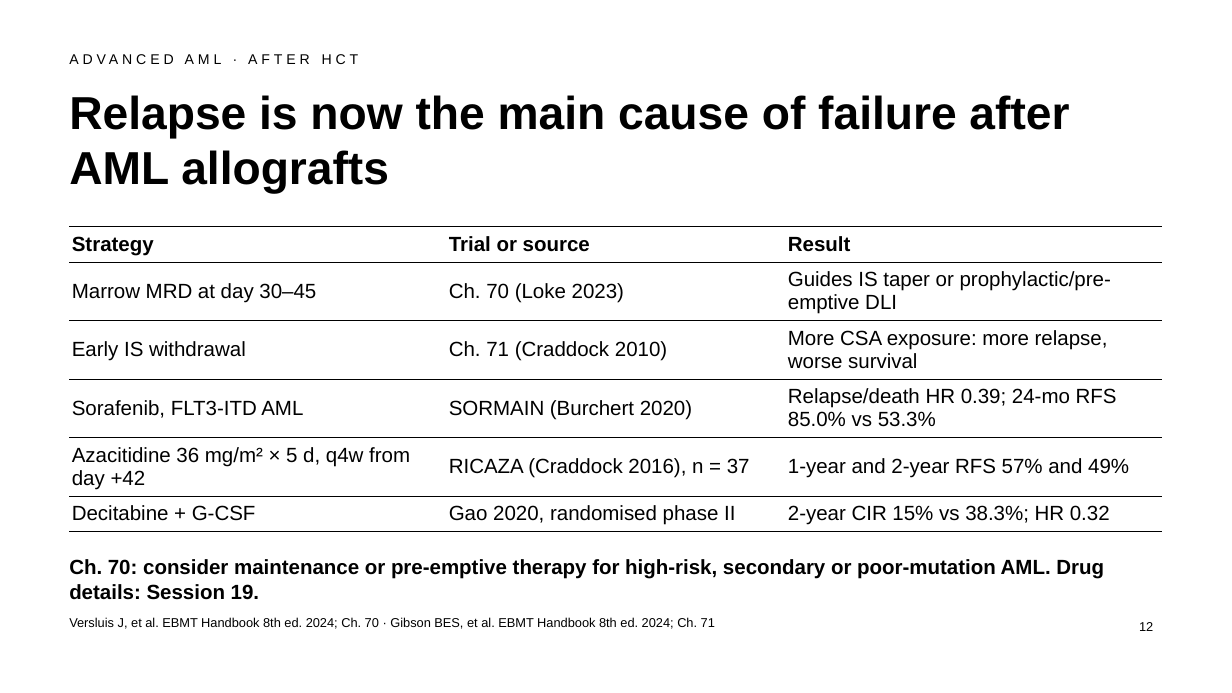
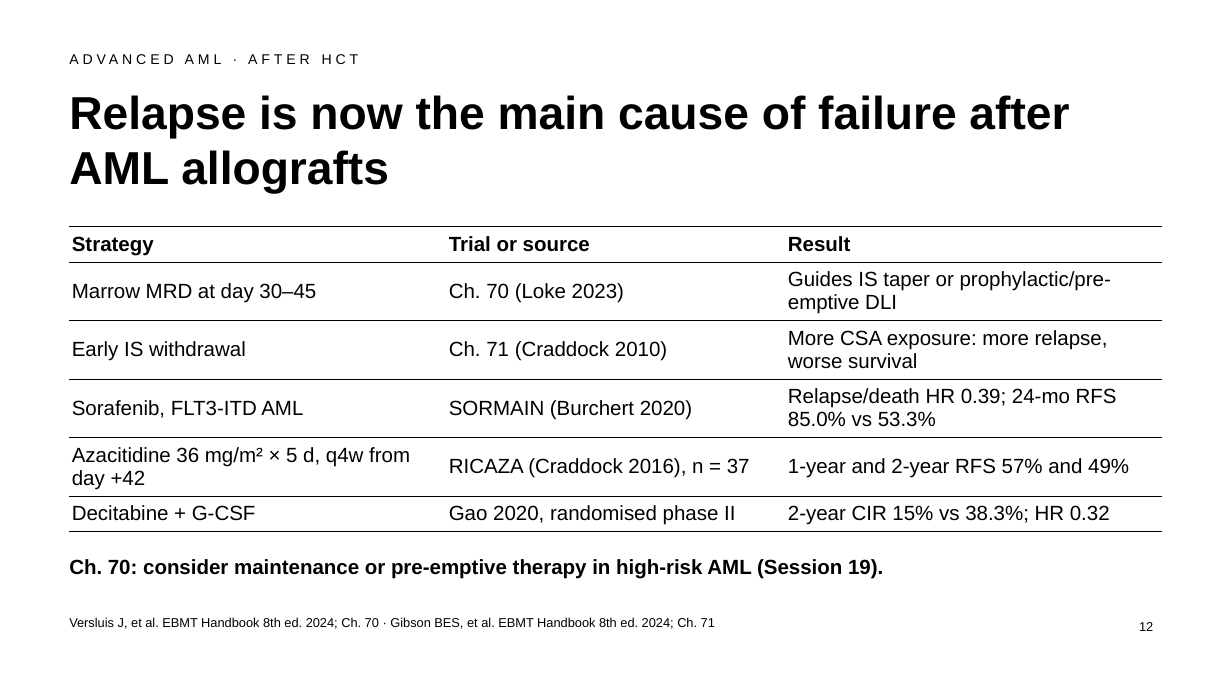
Before and after one commit to htlin222/ebmt-handbook-skill, a slide deck: slide 12 of slides/decks/s21-aml.pptx. Drawn at 1232x693 pixels with LibreOffice and Linux fonts; fonts in the diff are those of the drawing. Boxes give left, top, right and bottom in pixels: in the first picture for what was removed or moved away, otherwise in the second. Text is boxed around its words. In the diff, an @@ line names an element or a change of style, - is before the commit and + after.

```diff
--- a/slides/decks/s21-aml.pptx
+++ b/slides/decks/s21-aml.pptx
@@ text at <box>69,559,883,579</box>: text changed @@
-Ch. 70: consider maintenance or pre-emptive therapy for high-risk, secondary or poor-mutation AML. Drug details: Session 19.
+Ch. 70: consider maintenance or pre-emptive therapy in high-risk AML (Session 19).
```
Also in this commit, not shown: 10 other slides changed, 11 other files.
